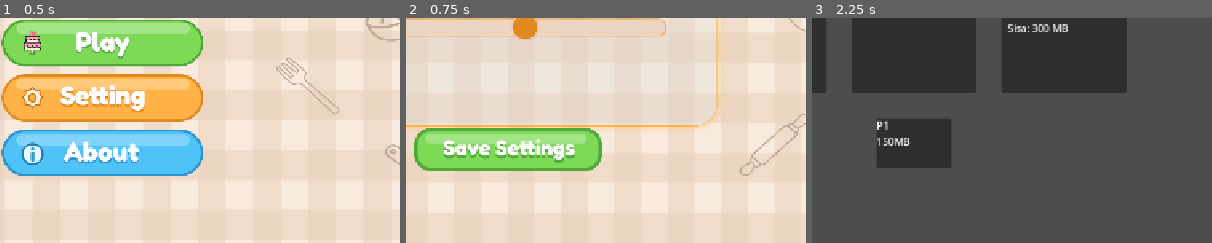
Above: before the commit, frames 1-3 (left to right).
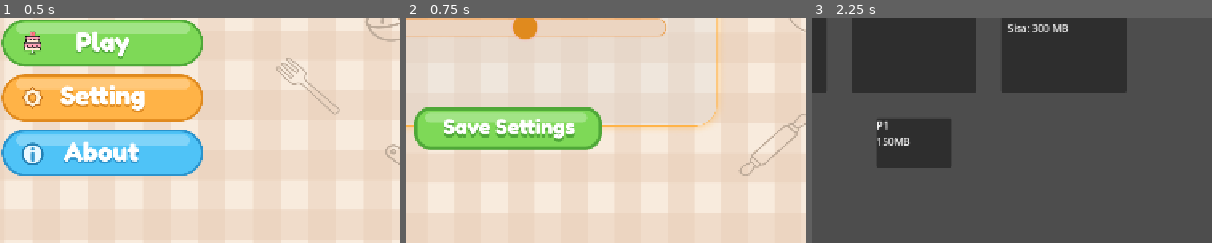
Above: after the commit, the same moments.

Repository: IkmalFirmansyah/cakefit
Game: Godot game, scene res://main_menu.tscn
Two runs of this game, one before a commit and one after it. Both use one fixed random seed, a clock stepped at 60 frames per second and the inputs below.
Inputs (mouse positions are % of the whole screen's width and height, from its top left; square brackets give the same spot before the commit, where the layout moved):
- Up to frame 1 (0.5 s): no input
- Up to frame 2 (0.75 s): click (49, 67) at 0.5 s
- Up to frame 3 (2.25 s): click (50, 75) [50, 79] at 1.25 s; click (49, 53) at 2 s
The pictures show only the part of the screen within x 37-87%, y 50-100%; the shares and areas given below are measured in that part.

Frame 1 is identical in both runs. In frame 2, 12% of the frame differs, in the area x 2-49%, y 39-68%; in frame 3, nothing differs.

Commit message:
revisi settings

Diff:
--- a/settings.gd
+++ b/settings.gd
@@ -2,36 +2,55 @@
 extends Control
 
 const SAVE_PATH = "user://settings.cfg"
+const DEFAULT_VOLUME = 50.0
 
 @onready var volume_slider: HSlider = $VolumeSlider
 @onready var button_save: TextureButton = $ButtonSave
 
 
-func _ready():
-	# Menghubungkan slider dan tombol
-	volume_slider.value_changed.connect(_on_volume_changed)
-	button_save.pressed.connect(_on_save_pressed)
+func _ready() -> void:
+	volume_slider.min_value = 0
+	volume_slider.max_value = 100
+	volume_slider.step = 1
 
-	# Membaca pengaturan yang tersimpan
+	if not volume_slider.value_changed.is_connected(_on_volume_changed):
+		volume_slider.value_changed.connect(_on_volume_changed)
+
+	if not button_save.pressed.is_connected(_on_save_pressed):
+		button_save.pressed.connect(_on_save_pressed)
+
+	load_settings()
+
+
+func load_settings() -> void:
 	var config = ConfigFile.new()
 	var error = config.load(SAVE_PATH)
 
+	var saved_volume = DEFAULT_VOLUME
+
 	if error == OK:
-		volume_slider.value = config.get_value("audio", "volume", 50.0)
-	else:
-		volume_slider.value = 50.0
+		saved_volume = float(config.get_value("audio", "volume", DEFAULT_VOLUME))
+	elif error != ERR_FILE_NOT_FOUND:
+		print("Gagal membaca settings: ", error)
 
-	apply_volume(volume_slider.value)
+	saved_volume = clampf(saved_volume, 0.0, 100.0)
+
+	volume_slider.set_value_no_signal(saved_volume)
+	apply_volume(saved_volume)
+
+	print("Volume saat game dimulai: ", saved_volume)
 
 
-func _on_volume_changed(value: float):
+func _on_volume_changed(value: float) -> void:
 	apply_volume(value)
+	save_settings(value)
 
 
-func apply_volume(value: float):
+func apply_volume(value: float) -> void:
 	var bus = AudioServer.get_bus_index("Master")
 
 	if bus == -1:
+		print("Audio bus Master tidak ditemukan!")
 		return
 
 	AudioServer.set_bus_mute(bus, value <= 0)
@@ -43,18 +62,22 @@
 		)
 
 
-func _on_save_pressed():
+func save_settings(value: float) -> void:
 	var config = ConfigFile.new()
 
-	config.set_value("audio", "volume", volume_slider.value)
+	config.set_value("audio", "volume", value)
 
 	var error = config.save(SAVE_PATH)
 
 	if error == OK:
-		print("Settings berhasil disimpan!")
+		print("Volume berhasil disimpan: ", value)
 	else:
-		print("Gagal menyimpan settings!")
+		print("Gagal menyimpan settings: ", error)
 
 
-func _on_button_save_pressed() -> void:
+func _on_save_pressed() -> void:
+	save_settings(volume_slider.value)
+
+
+func _on_button_pressed() -> void:
 	get_tree().change_scene_to_file("res://main_menu.tscn")
--- a/settings.tscn
+++ b/settings.tscn
@@ -12,6 +12,16 @@
 [sub_resource type="StyleBoxEmpty" id="StyleBoxEmpty_ql73s"]
 
 [sub_resource type="StyleBoxFlat" id="StyleBoxFlat_n27ii"]
+
+[sub_resource type="StyleBoxEmpty" id="StyleBoxEmpty_v0s4m"]
+
+[sub_resource type="StyleBoxEmpty" id="StyleBoxEmpty_oeq8l"]
+
+[sub_resource type="StyleBoxEmpty" id="StyleBoxEmpty_sdhfp"]
+
+[sub_resource type="StyleBoxEmpty" id="StyleBoxEmpty_ycj30"]
+
+[sub_resource type="StyleBoxEmpty" id="StyleBoxEmpty_rceul"]
 
 [node name="Settings" type="Control" unique_id=1493451106]
 layout_mode = 3
@@ -86,27 +96,14 @@
 anchor_right = 0.5
 anchor_bottom = 1.0
 offset_left = -150.0
-offset_top = -184.0
+offset_top = -218.0
 offset_right = 150.0
-offset_bottom = -114.0
+offset_bottom = -148.0
 grow_horizontal = 2
 grow_vertical = 0
 texture_normal = ExtResource("5_dc65h")
 ignore_texture_size = true
 stretch_mode = 0
-
-[node name="Settings" type="TextureRect" parent="." unique_id=946279161]
-layout_mode = 1
-anchors_preset = 5
-anchor_left = 0.5
-anchor_right = 0.5
-offset_left = -71.875
-offset_top = 249.0
-offset_right = 71.875
-offset_bottom = 295.0
-grow_horizontal = 2
-texture = ExtResource("6_uw3hw")
-expand_mode = 1
 
 [node name="VolumeSlider" type="HSlider" parent="." unique_id=407798354]
 layout_mode = 1
@@ -125,5 +122,31 @@
 theme_override_icons/grabber_highlight = ExtResource("7_n27ii")
 theme_override_styles/slider = SubResource("StyleBoxEmpty_ql73s")
 theme_override_styles/grabber_area = SubResource("StyleBoxFlat_n27ii")
+value = 50.0
 
-[connection signal="pressed" from="ButtonSave" to="." method="_on_button_save_pressed"]
+[node name="Settings" type="TextureRect" parent="." unique_id=946279161]
+layout_mode = 1
+anchors_preset = 5
+anchor_left = 0.5
+anchor_right = 0.5
+offset_left = -71.875
+offset_top = 249.0
+offset_right = 71.875
+offset_bottom = 295.0
+grow_horizontal = 2
+texture = ExtResource("6_uw3hw")
+expand_mode = 1
+
+[node name="Button" type="Button" parent="." unique_id=1888791629]
+layout_mode = 0
+offset_left = 487.0
+offset_top = 500.0
+offset_right = 787.0
+offset_bottom = 570.0
+theme_override_styles/normal = SubResource("StyleBoxEmpty_v0s4m")
+theme_override_styles/pressed = SubResource("StyleBoxEmpty_oeq8l")
+theme_override_styles/hover = SubResource("StyleBoxEmpty_sdhfp")
+theme_override_styles/disabled = SubResource("StyleBoxEmpty_ycj30")
+theme_override_styles/focus = SubResource("StyleBoxEmpty_rceul")
+
+[connection signal="pressed" from="Button" to="." method="_on_button_pressed"]
